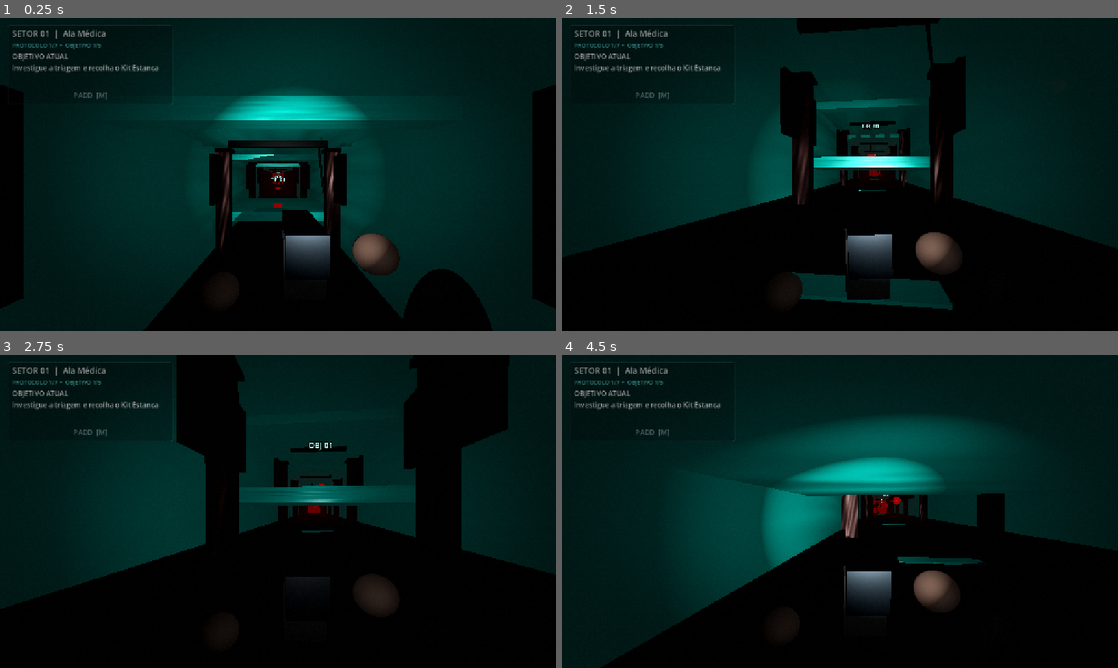
Above: before the commit, frames 1-4 (two rows, left to right).
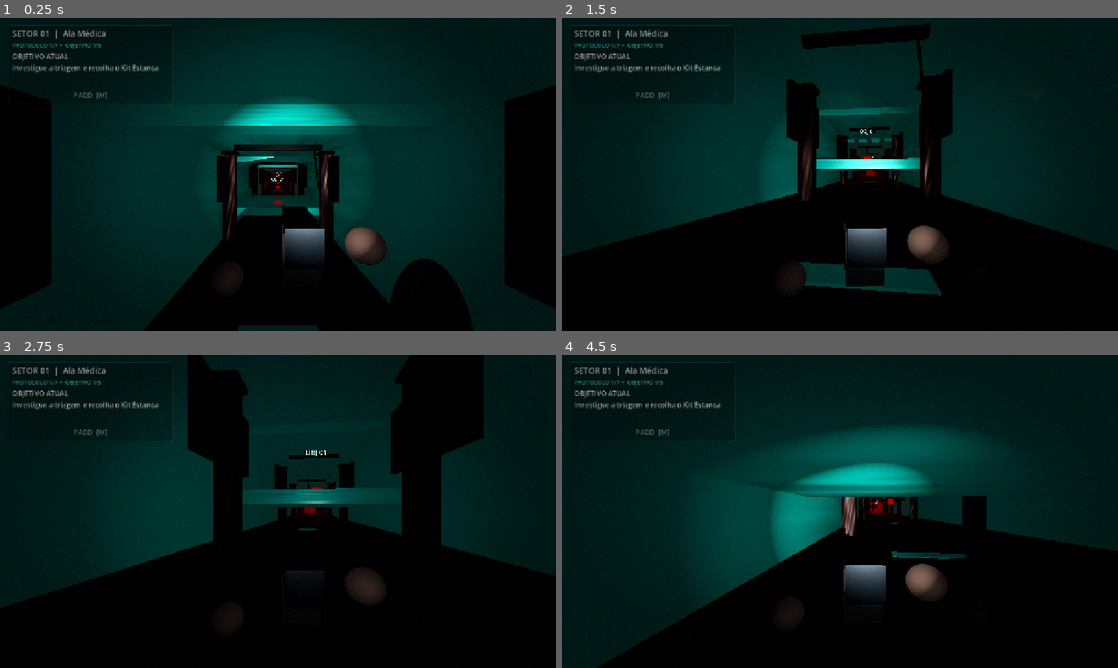
Above: after the commit, the same moments.

Repository: Dracko8891/NEWBORN
Game: Godot game, scene res://scenes/main.tscn
The game is run twice, just before and just after one commit, with the same random seed, the same clock (stepped at 60 frames per second) and the same inputs.
Inputs (mouse positions are in pixels of both pictures, inside the frame that each line leads up to):
- Up to frame 1 (0.25 s): no input
- Up to frame 2 (1.5 s): tap Enter at 0.5 s; move the mouse to (867, 174) at 0.52 s; hold C (crouch) 0.53-1.28 s; hold W (move_forward) from 0.53 s (still down); click (867, 174) at 0.67 s; move the mouse to (812, 174) at 1.27 s; tap X (dynamo) at 1.35 s
- Up to frame 3 (2.75 s): keep holding W (move_forward); move the mouse to (289, 505) at 2.02 s; hold L (flashlight) from 2.03 s (still down)
- Up to frame 4 (4.5 s): keep holding W (move_forward); move the mouse to (834, 517) at 2.77 s; release L (flashlight) at 2.78 s; tap F (interact) at 2.85 s; click (834, 517) at 2.92 s; move the mouse to (878, 514) at 3.52 s; tap Ctrl (slide) at 3.6 s; move the mouse to (795, 508) at 4.27 s; tap Shift (sprint) at 4.35 s

The runs differ from the first frame. In frame 1, 13% of the frame differs, in the area x 4-96%, y 24-100%; in frame 2, 10%; in frame 3, 6.1%; in frame 4, 5.9%.
Error in both runs: Invalid assignment of property or key 'draw_pass_1' with value of type 'QuadMesh' on a base object of type 'CPUParticles3D'. (res://systems/horror_atmosphere.g…

Commit message:
Set requested bodycam lens range from 70 to 56 degrees

Diff:
--- a/scenes/player.tscn
+++ b/scenes/player.tscn
@@ -23,7 +23,7 @@
 
 [node name="Camera3D" type="Camera3D" parent="Head"]
 current = true
-fov = 64.0
+fov = 70.0
 
 [node name="InteractRay" type="RayCast3D" parent="Head/Camera3D"]
 target_position = Vector3(0, 0, -2.6)
--- a/systems/horror_atmosphere.gd
+++ b/systems/horror_atmosphere.gd
@@ -2,7 +2,7 @@
 ## Lightweight cinematic layer: one screen shader, low-count CPU dust and a tiny first-person viewmodel.
 
 const DUST_COUNT := 36
-const BASE_FOV := 64.0
+const BASE_FOV := 70.0
 
 var _player: Node3D
 var _camera: Camera3D
@@ -136,7 +136,7 @@
 		var state_value: Variant = _enemy.get("state")
 		hunting = state_value != null and int(state_value) in [2, 3, 5]
 	var fear := clampf(1.0 - enemy_distance / 12.0, 0.0, 1.0)
-	var target_fov := lerpf(BASE_FOV, 54.0, fear) if hunting else lerpf(BASE_FOV, 60.0, fear * 0.45)
+	var target_fov := lerpf(BASE_FOV, 56.0, fear) if hunting else lerpf(BASE_FOV, 64.0, fear * 0.45)
 	_fov_offset = move_toward(_fov_offset, target_fov - BASE_FOV, delta * (2.0 if hunting else 3.2))
 	_camera.fov = BASE_FOV + _fov_offset
 	var heartbeat_rate := 1.0 + fear * 1.8
